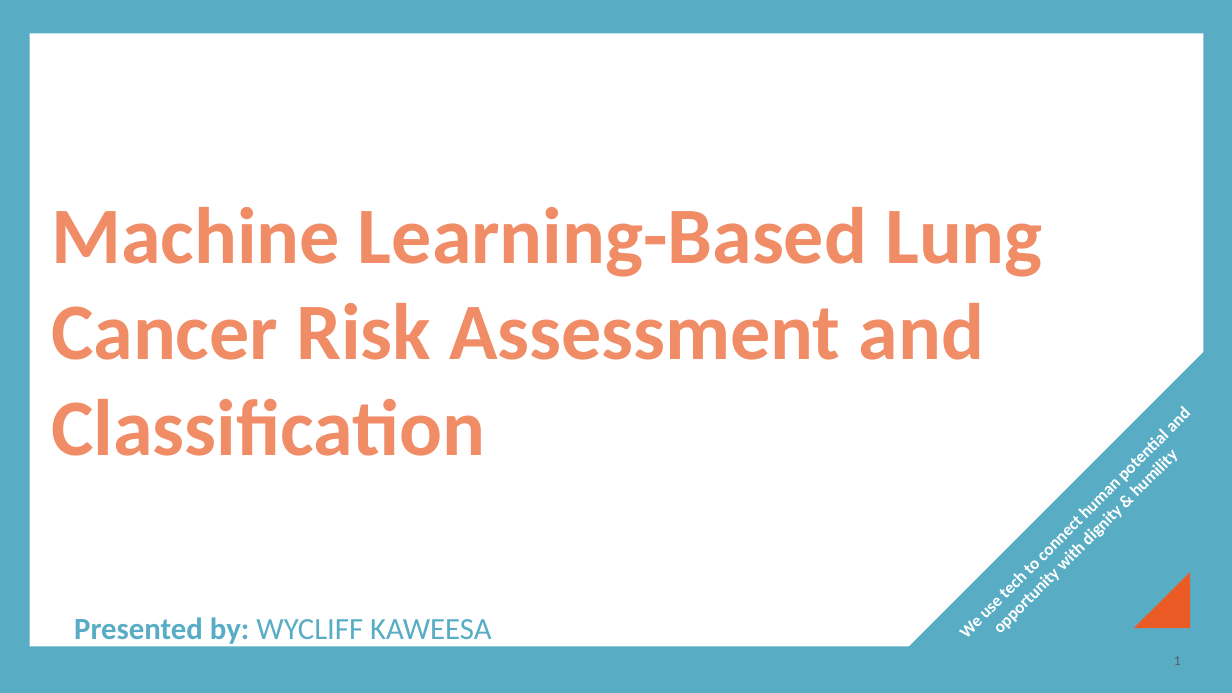
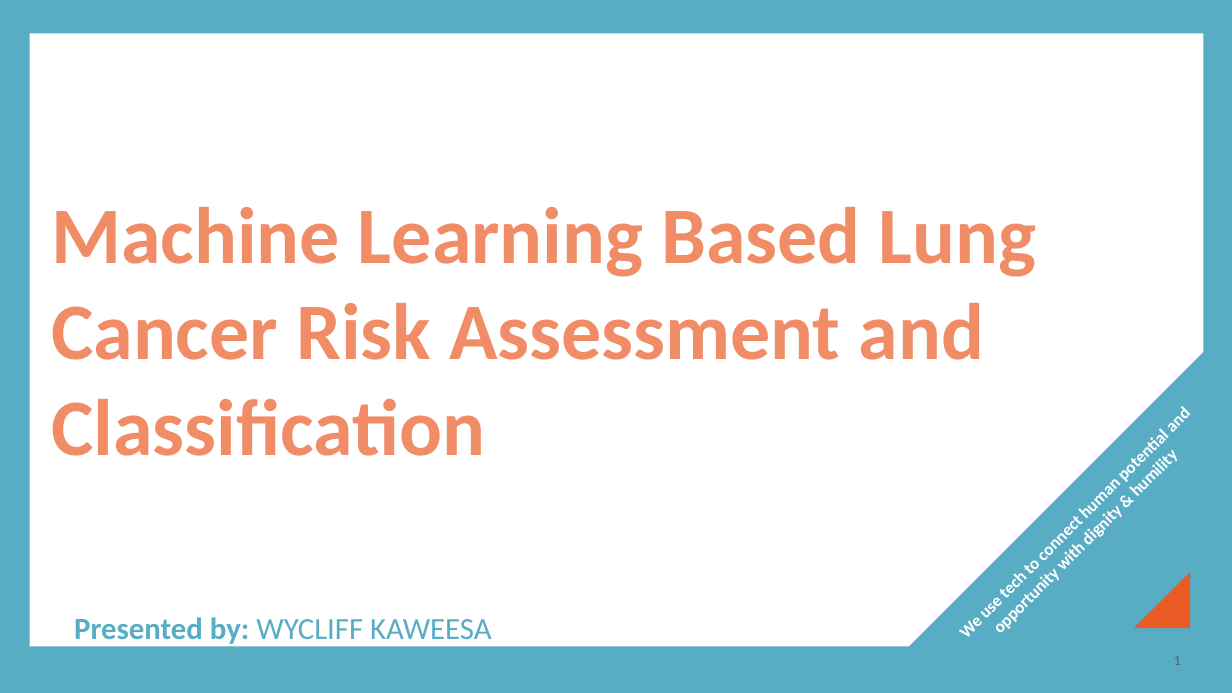
Before and after one commit to KWycliff/lung-cancer-classification, a slide deck: slide 1 of presentation_slides/Wycliff_Kaweesa_final_presentation.pptx. Drawn at 1232x693 pixels with LibreOffice and Linux fonts; fonts in the diff are those of the drawing; background and template pictures are left out. Boxes give left, top, right and bottom in pixels: in the first picture for what was removed or moved away, otherwise in the second. Text is boxed around its words. In the diff, an @@ line names an element or a change of style, - is before the commit and + after.

```diff
--- a/presentation_slides/Wycliff_Kaweesa_final_presentation.pptx
+++ b/presentation_slides/Wycliff_Kaweesa_final_presentation.pptx
@@ title at box(51, 207, 1037, 456): text changed @@
-Machine Learning-Based Lung Cancer Risk Assessment and Classification
+Machine Learning Based Lung Cancer Risk Assessment and Classification
```
Also in this commit, not shown: 2 other slides changed, 1 slide added, 1 slide removed, 4 other files.
